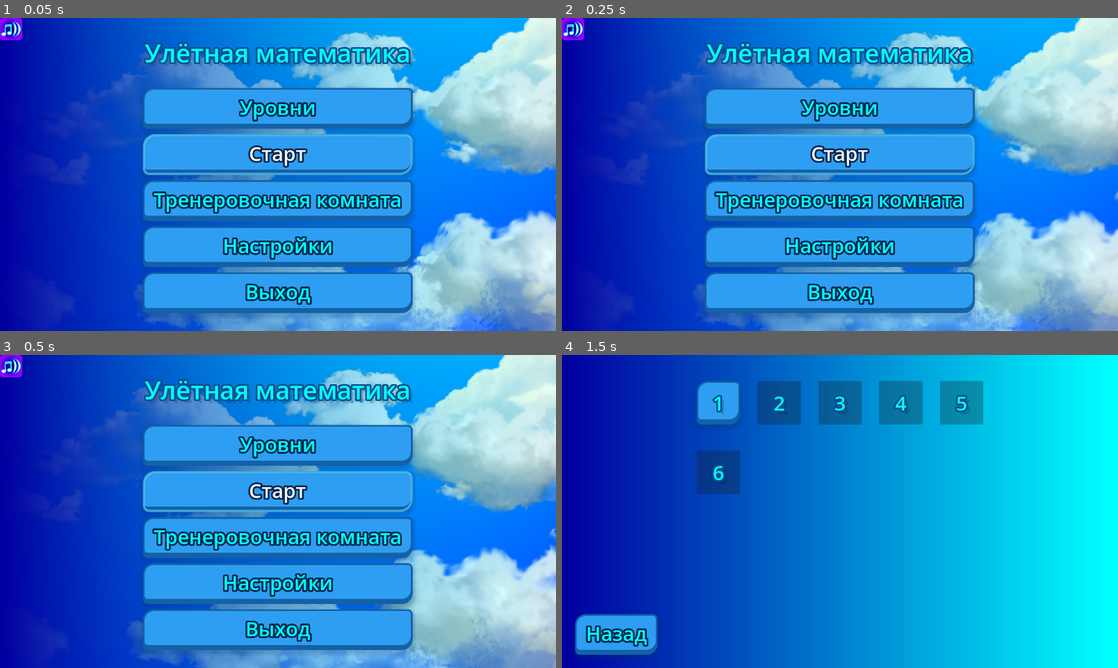
Above: before the commit, frames 1-4 (two rows, left to right).
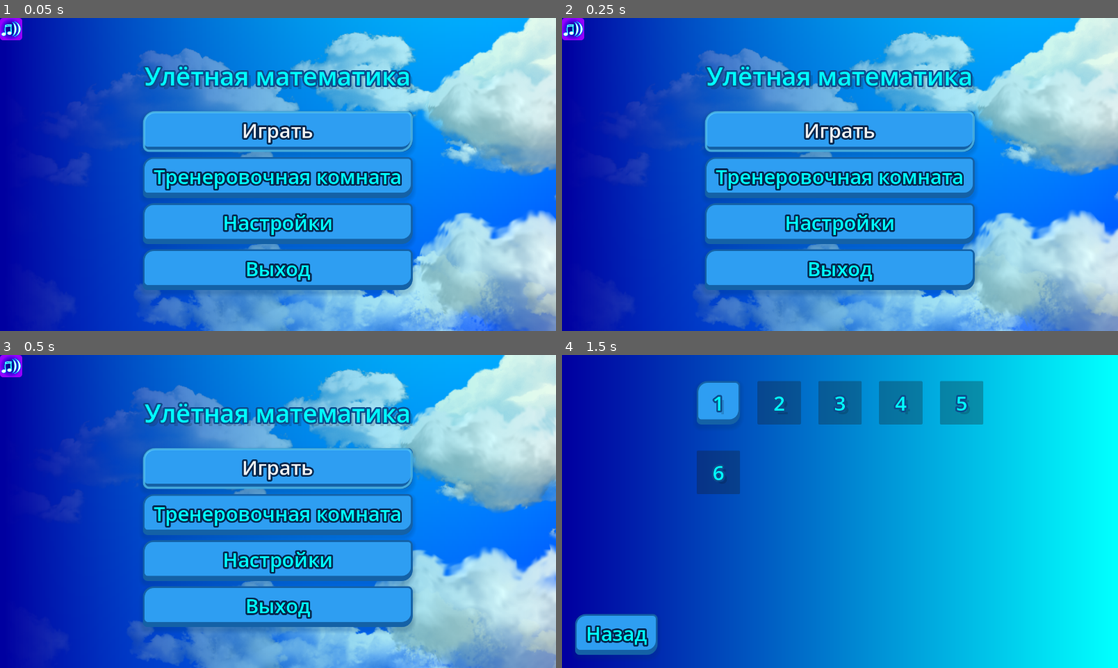
Above: after the commit, the same moments.

Repository: GGamezebo/quizmatik
Game: Godot game, scene res://main.tscn
Two runs of this game, one before a commit and one after it. Both use one fixed random seed, a clock stepped at 60 frames per second and the inputs below. The engine's default icon, where the game draws it, is replaced by a stand-in: a white triangle on a blue panel in a dark square.
Inputs:
- Up to frame 1 (0.05 s): no input
- Up to frame 2 (0.25 s): no input
- Up to frame 3 (0.5 s): no input
- Up to frame 4 (1.5 s): click "Уровни" (after the commit: "Играть") at 0.5 s; click "Долина Сложения" at 1.25 s

The runs differ from the first frame. In frame 1, 28% of the frame differs, in the area x 25-75%, y 7-96%; in frame 2, 28%; in frame 3, 28%; in frame 4, nothing differs.

Commit message:
remove old levels windows

Diff:
--- a/src/contexts/menu_context/levels_window.gd
+++ /dev/null
@@ -1,58 +0,0 @@
-class_name LevelsWindow
-extends Control
-
-signal ev_start_level(config: GameConfig)
-
-# Путь к папке, где лежат ваши ресурсы GameConfig
-@export_dir var levels_dir: String = "res://levels/"
-
-# Ссылка на контейнер, где будут кнопки
-@export var grid_container: HBoxContainer
-
-func _ready() -> void:
-	_load_levels()
-
-func _load_levels() -> void:
-	# Очищаем сетку на случай повторного вызова
-	for child in grid_container.get_children():
-		child.queue_free()
-
-	var dir = DirAccess.open(levels_dir)
-	if dir:
-		var files: PackedStringArray = dir.get_files()
-		for file_name in files:
-			# Учитываем особенности экспорта (tres или remap для импортированных ресурсов)
-			if not dir.current_is_dir() and (file_name.ends_with(".tres") or file_name.ends_with(".remap")):
-				var clean_path = levels_dir + '/' +file_name.replace(".remap", "")
-				var resource = load(clean_path)
-
-				if resource is GameConfig:
-					_create_level_button(resource, clean_path)
-	else:
-		print("Ошибка: Не удалось открыть папку ", levels_dir)
-
-func _create_level_button(config: GameConfig, path: String) -> void:
-	var btn = Button.new()
-
-	# Текст на кнопке (берём имя файла или можно добавить поле 'level_name' в сам ресурс)
-	var level_name = path.get_file().get_basename().capitalize()
-	btn.text = level_name
-
-	# --- Стилизация кнопки (Красивости) ---
-	btn.custom_minimum_size = Vector2(200, 150) # Размер "карточки" уровня
-	btn.size_flags_horizontal = Control.SIZE_EXPAND_FILL
-
-	# Пример добавления иконки, если в вашем GameConfig есть поле icon
-	# if config.has_method("get_icon"): btn.icon = config.icon
-
-	# Логика при нажатии
-	btn.pressed.connect(func(): _on_level_pressed(config))
-
-	grid_container.add_child(btn)
-
-func _on_level_pressed(config: GameConfig) -> void:
-	print("Выбран уровень с HP: ", config.health)
-	ev_start_level.emit(config)
-	# Здесь передаем конфиг в глобальный синглтон и меняем сцену
-	# GameContext.current_config = config.clone()
-	# get_tree().change_scene_to_file("res://scenes/Game.tscn")
--- a/src/contexts/menu_context/menu_context.gd
+++ b/src/contexts/menu_context/menu_context.gd
@@ -2,7 +2,6 @@
 
 @export_category('Major components')
 @export var main_events: MainEvents
-@export var levels: LevelsWindow
 @export_group('Configs')
 @export var training_room_config: GameConfig
 @export_group('Buttons')
@@ -17,11 +16,7 @@
 
 	training_room_start_button.pressed.connect(_on_training_room_start_pressed)
 	exit_button.pressed.connect(_on_exit_pressed)
-	levels.ev_start_level.connect(_on_start_level)
 	reset_account_progress.pressed.connect(_on_reset_account_progress)
-
-func _on_start_level(game_config: GameConfig) -> void:
-	main_events.ev_start_game.emit({'game_config': game_config})
 
 func _on_training_room_start_pressed() -> void:
 	main_events.ev_start_game.emit({'game_config': training_room_config})
--- a/src/contexts/menu_context/menu_context.tscn
+++ b/src/contexts/menu_context/menu_context.tscn
@@ -9,7 +9,6 @@
 [ext_resource type="Texture2D" uid="uid://clq0g1vwuxqgn" path="res://assets/sound-on.svg" id="6_vk307"]
 [ext_resource type="Resource" uid="uid://b117f7np5nlps" path="res://src/contexts/menu_context/training_room_window/training_room_game_config.tres" id="6_vp6ju"]
 [ext_resource type="Texture2D" uid="uid://ccjtahowlfjpj" path="res://assets/sound-off.svg" id="7_82bx7"]
-[ext_resource type="Script" uid="uid://fq7icdo2mxf" path="res://src/contexts/menu_context/levels_window.gd" id="7_c311k"]
 [ext_resource type="Script" uid="uid://b26jidolbwdpn" path="res://src/contexts/menu_context/texture_button.gd" id="8_82bx7"]
 [ext_resource type="Resource" uid="uid://dcrksduinm357" path="res://src/common/user_settings.tres" id="9_3qhmn"]
 [ext_resource type="Script" uid="uid://duom6pk08ldyp" path="res://src/contexts/menu_context/levels/levels_choice_window.gd" id="11_3k6yn"]
@@ -30,10 +29,9 @@
 font_size = 64
 font_color = Color(0, 1, 1, 1)
 
-[node name="MenuContext" type="Node" unique_id=1044355188 node_paths=PackedStringArray("levels", "start_button", "training_room_start_button", "reset_account_progress", "exit_button")]
+[node name="MenuContext" type="Node" unique_id=1044355188 node_paths=PackedStringArray("start_button", "training_room_start_button", "reset_account_progress", "exit_button")]
 script = ExtResource("1_5oxuo")
 main_events = ExtResource("2_35kkh")
-levels = NodePath("UI/LevelsWindow")
 training_room_config = ExtResource("6_vp6ju")
 start_button = NodePath("UI/MainMenuWindow/CenterContainer/VBoxContainer/Start")
 training_room_start_button = NodePath("UI/TrainingRoomWindow/CenterContainer/VBoxContainer/HBoxContainer/StartBattle")
@@ -46,24 +44,14 @@
 script = ExtResource("3_5oxuo")
 default_window = NodePath("../MainMenuWindow")
 
-[node name="LevelsChoiceTransition" type="Node" parent="UI/StackWindowController" unique_id=1547222537 node_paths=PackedStringArray("button", "target_window")]
-script = ExtResource("4_haj1v")
-button = NodePath("../../MainMenuWindow/CenterContainer/VBoxContainer/Levels")
-target_window = NodePath("../../LevelsChoiceWindow")
-
-[node name="LevelsChoiceToMainMenuTransition" type="Node" parent="UI/StackWindowController" unique_id=785798505 node_paths=PackedStringArray("button", "target_window")]
-script = ExtResource("4_haj1v")
-button = NodePath("../../LevelsChoiceWindow/MarginContainer/Back")
-target_window = NodePath("../../MainMenuWindow")
-
-[node name="LevelsTransition" type="Node" parent="UI/StackWindowController" unique_id=789999502 node_paths=PackedStringArray("button", "target_window")]
+[node name="LevelsWindowTransition" type="Node" parent="UI/StackWindowController" unique_id=1547222537 node_paths=PackedStringArray("button", "target_window")]
 script = ExtResource("4_haj1v")
 button = NodePath("../../MainMenuWindow/CenterContainer/VBoxContainer/Start")
 target_window = NodePath("../../LevelsWindow")
 
-[node name="LevelsToMainMenuTransition" type="Node" parent="UI/StackWindowController" unique_id=1686751771 node_paths=PackedStringArray("button", "target_window")]
-script = ExtResource("4_haj1v")
-button = NodePath("../../LevelsWindow/CenterContainer/VBoxContainer/Exit")
+[node name="LevelsWindowToMainMenuTransition" type="Node" parent="UI/StackWindowController" unique_id=785798505 node_paths=PackedStringArray("button", "target_window")]
+script = ExtResource("4_haj1v")
+button = NodePath("../../LevelsWindow/MarginContainer/Back")
 target_window = NodePath("../../MainMenuWindow")
 
 [node name="TrainingRoomTransition" type="Node" parent="UI/StackWindowController" unique_id=1342848864 node_paths=PackedStringArray("button", "target_window")]
@@ -132,13 +120,9 @@
 text = "Улётная математика"
 horizontal_alignment = 1
 
-[node name="Levels" type="Button" parent="UI/MainMenuWindow/CenterContainer/VBoxContainer" unique_id=1563473388]
-layout_mode = 2
-text = "Уровни"
-
-[node name="Start" type="Button" parent="UI/MainMenuWindow/CenterContainer/VBoxContainer" unique_id=671841128]
-layout_mode = 2
-text = "Старт"
+[node name="Start" type="Button" parent="UI/MainMenuWindow/CenterContainer/VBoxContainer" unique_id=1563473388]
+layout_mode = 2
+text = "Играть"
 
 [node name="TrainigRoom" type="Button" parent="UI/MainMenuWindow/CenterContainer/VBoxContainer" unique_id=1885115665]
 layout_mode = 2
@@ -162,7 +146,7 @@
 script = ExtResource("8_82bx7")
 user_settings = ExtResource("9_3qhmn")
 
-[node name="LevelsChoiceWindow" type="Control" parent="UI" unique_id=769606670 node_paths=PackedStringArray("packs_list_container", "progress", "windows_stack_manager", "level_selection_window")]
+[node name="LevelsWindow" type="Control" parent="UI" unique_id=769606670 node_paths=PackedStringArray("packs_list_container", "progress", "windows_stack_manager", "level_selection_window")]
 visible = false
 layout_mode = 3
 anchors_preset = 15
@@ -179,13 +163,13 @@
 windows_stack_manager = NodePath("../StackWindowController")
 level_selection_window = NodePath("LevelsSelection")
 
-[node name="ProgressController" type="Node" parent="UI/LevelsChoiceWindow" unique_id=1054897702]
+[node name="ProgressController" type="Node" parent="UI/LevelsWindow" unique_id=1054897702]
 script = ExtResource("14_6400f")
 pdata = ExtResource("15_dlu52")
 levelsConfig = ExtResource("13_dwe1a")
 conditions = ExtResource("16_osakx")
 
-[node name="TextureRect" type="TextureRect" parent="UI/LevelsChoiceWindow" unique_id=1822700520]
+[node name="TextureRect" type="TextureRect" parent="UI/LevelsWindow" unique_id=1822700520]
 layout_mode = 1
 anchors_preset = 15
 anchor_right = 1.0
@@ -194,45 +178,45 @@
 grow_vertical = 2
 texture = SubResource("GradientTexture2D_ux2mn")
 
-[node name="CenterContainer" type="CenterContainer" parent="UI/LevelsChoiceWindow" unique_id=2124016150]
-layout_mode = 1
-anchors_preset = 15
-anchor_right = 1.0
-anchor_bottom = 1.0
-grow_horizontal = 2
-grow_vertical = 2
-
-[node name="ScrollContainer" type="ScrollContainer" parent="UI/LevelsChoiceWindow/CenterContainer" unique_id=1985711011]
+[node name="CenterContainer" type="CenterContainer" parent="UI/LevelsWindow" unique_id=2124016150]
+layout_mode = 1
+anchors_preset = 15
+anchor_right = 1.0
+anchor_bottom = 1.0
+grow_horizontal = 2
+grow_vertical = 2
+
+[node name="ScrollContainer" type="ScrollContainer" parent="UI/LevelsWindow/CenterContainer" unique_id=1985711011]
 custom_minimum_size = Vector2(760, 400)
 layout_mode = 2
 size_flags_stretch_ratio = 0.0
 
-[node name="HBoxContainer" type="HBoxContainer" parent="UI/LevelsChoiceWindow/CenterContainer/ScrollContainer" unique_id=1932800174]
+[node name="HBoxContainer" type="HBoxContainer" parent="UI/LevelsWindow/CenterContainer/ScrollContainer" unique_id=1932800174]
 layout_mode = 2
 size_flags_horizontal = 4
 size_flags_vertical = 4
 theme_override_constants/separation = 30
 alignment = 1
 
-[node name="LevelContainer" parent="UI/LevelsChoiceWindow/CenterContainer/ScrollContainer/HBoxContainer" unique_id=1113403507 instance=ExtResource("13_a4m0n")]
-layout_mode = 2
-
-[node name="LevelContainer2" parent="UI/LevelsChoiceWindow/CenterContainer/ScrollContainer/HBoxContainer" unique_id=805568362 instance=ExtResource("13_a4m0n")]
-layout_mode = 2
-
-[node name="LevelContainer3" parent="UI/LevelsChoiceWindow/CenterContainer/ScrollContainer/HBoxContainer" unique_id=707288287 instance=ExtResource("13_a4m0n")]
-layout_mode = 2
-
-[node name="LevelContainer4" parent="UI/LevelsChoiceWindow/CenterContainer/ScrollContainer/HBoxContainer" unique_id=117755645 instance=ExtResource("13_a4m0n")]
-layout_mode = 2
-
-[node name="LevelContainer5" parent="UI/LevelsChoiceWindow/CenterContainer/ScrollContainer/HBoxContainer" unique_id=11573905 instance=ExtResource("13_a4m0n")]
-layout_mode = 2
-
-[node name="LevelContainer6" parent="UI/LevelsChoiceWindow/CenterContainer/ScrollContainer/HBoxContainer" unique_id=117749005 instance=ExtResource("13_a4m0n")]
-layout_mode = 2
-
-[node name="MarginContainer" type="MarginContainer" parent="UI/LevelsChoiceWindow" unique_id=502794224]
+[node name="LevelContainer" parent="UI/LevelsWindow/CenterContainer/ScrollContainer/HBoxContainer" unique_id=1113403507 instance=ExtResource("13_a4m0n")]
+layout_mode = 2
+
+[node name="LevelContainer2" parent="UI/LevelsWindow/CenterContainer/ScrollContainer/HBoxContainer" unique_id=805568362 instance=ExtResource("13_a4m0n")]
+layout_mode = 2
+
+[node name="LevelContainer3" parent="UI/LevelsWindow/CenterContainer/ScrollContainer/HBoxContainer" unique_id=707288287 instance=ExtResource("13_a4m0n")]
+layout_mode = 2
+
+[node name="LevelContainer4" parent="UI/LevelsWindow/CenterContainer/ScrollContainer/HBoxContainer" unique_id=117755645 instance=ExtResource("13_a4m0n")]
+layout_mode = 2
+
+[node name="LevelContainer5" parent="UI/LevelsWindow/CenterContainer/ScrollContainer/HBoxContainer" unique_id=11573905 instance=ExtResource("13_a4m0n")]
+layout_mode = 2
+
+[node name="LevelContainer6" parent="UI/LevelsWindow/CenterContainer/ScrollContainer/HBoxContainer" unique_id=117749005 instance=ExtResource("13_a4m0n")]
+layout_mode = 2
+
+[node name="MarginContainer" type="MarginContainer" parent="UI/LevelsWindow" unique_id=502794224]
 layout_mode = 1
 anchors_preset = 2
 anchor_top = 1.0
@@ -243,54 +227,14 @@
 theme_override_constants/margin_left = 30
 theme_override_constants/margin_bottom = 30
 
-[node name="Back" type="Button" parent="UI/LevelsChoiceWindow/MarginContainer" unique_id=1251858034]
+[node name="Back" type="Button" parent="UI/LevelsWindow/MarginContainer" unique_id=1251858034]
 layout_mode = 2
 text = "Назад"
 
-[node name="LevelsSelection" parent="UI/LevelsChoiceWindow" unique_id=519807597 instance=ExtResource("15_foifc")]
+[node name="LevelsSelection" parent="UI/LevelsWindow" unique_id=519807597 instance=ExtResource("15_foifc")]
 visible = false
 layout_mode = 1
 main_events = ExtResource("2_35kkh")
-
-[node name="LevelsWindow" type="Control" parent="UI" unique_id=1440931957 node_paths=PackedStringArray("grid_container")]
-visible = false
-layout_mode = 3
-anchors_preset = 15
-anchor_right = 1.0
-anchor_bottom = 1.0
-grow_horizontal = 2
-grow_vertical = 2
-size_flags_horizontal = 4
-script = ExtResource("7_c311k")
-levels_dir = "res://src/levels"
-grid_container = NodePath("CenterContainer/VBoxContainer/HBoxContainer")
-
-[node name="TextureRect" type="TextureRect" parent="UI/LevelsWindow" unique_id=1850430846]
-layout_mode = 1
-anchors_preset = 15
-anchor_right = 1.0
-anchor_bottom = 1.0
-grow_horizontal = 2
-grow_vertical = 2
-texture = SubResource("GradientTexture2D_ux2mn")
-
-[node name="CenterContainer" type="CenterContainer" parent="UI/LevelsWindow" unique_id=1222674983]
-layout_mode = 1
-anchors_preset = 15
-anchor_right = 1.0
-anchor_bottom = 1.0
-grow_horizontal = 2
-grow_vertical = 2
-
-[node name="VBoxContainer" type="VBoxContainer" parent="UI/LevelsWindow/CenterContainer" unique_id=1243316238]
-layout_mode = 2
-
-[node name="HBoxContainer" type="HBoxContainer" parent="UI/LevelsWindow/CenterContainer/VBoxContainer" unique_id=1642804423]
-layout_mode = 2
-
-[node name="Exit" type="Button" parent="UI/LevelsWindow/CenterContainer/VBoxContainer" unique_id=2038540606]
-layout_mode = 2
-text = "Выход"
 
 [node name="TrainingRoomWindow" type="Control" parent="UI" unique_id=326554877 node_paths=PackedStringArray("params_container")]
 visible = false
Not shown, removed: src/contexts/menu_context/levels_window.gd.uid
